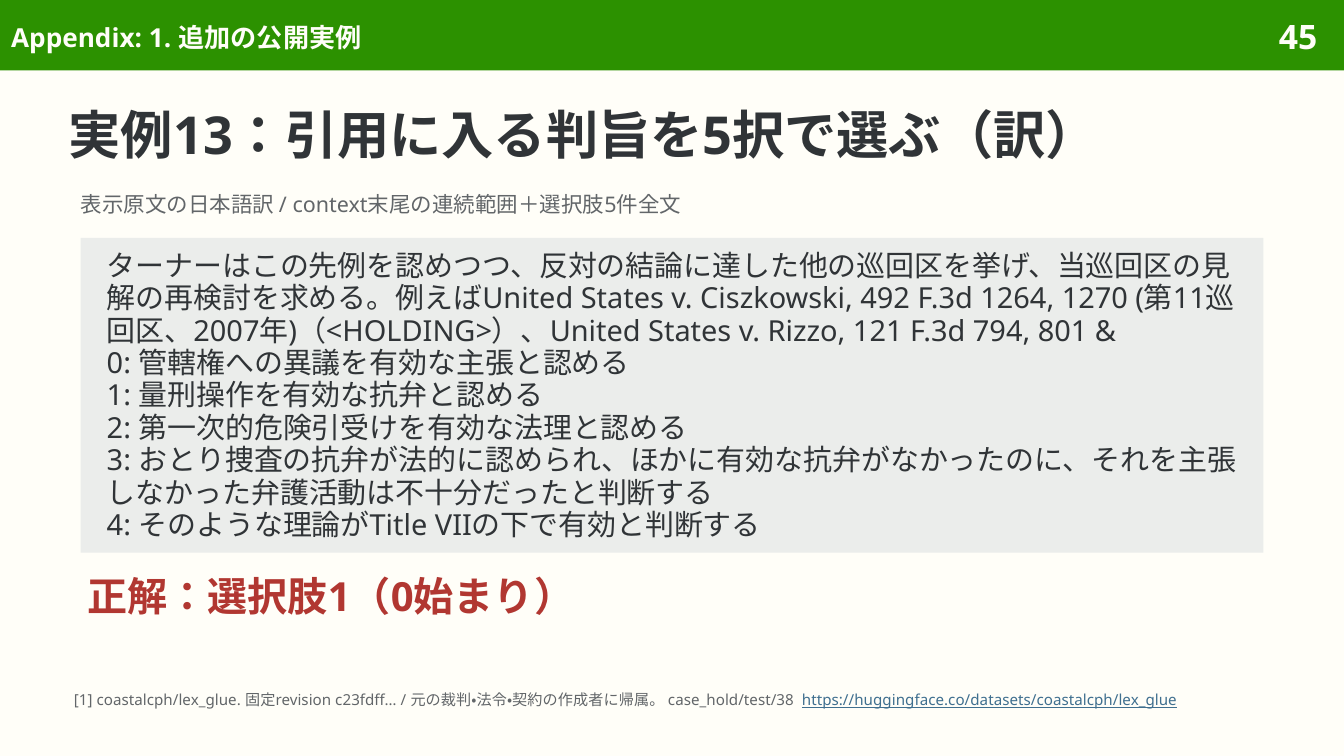
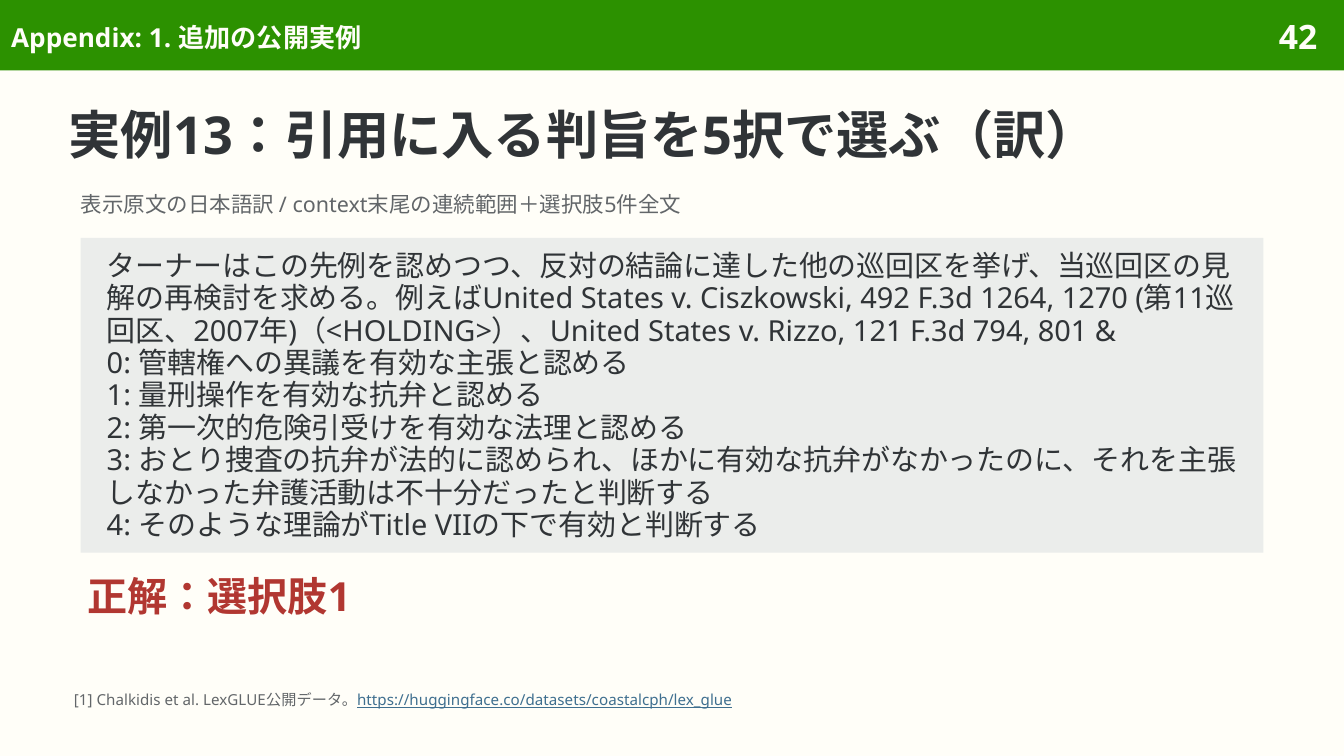
Before and after one commit to sasakiy84/datasets-in-10-minutes, a slide deck: slide 42 of slides/datasets-in-10-minutes-lexglue.pptx (slide 45 before the commit). Drawn at 1344x756 pixels with LibreOffice and Linux fonts; fonts in the diff are those of the drawing. Boxes give left, top, right and bottom in pixels: in the first picture for what was removed or moved away, otherwise in the second. Text is boxed around its words. In the diff, an @@ line names an element or a change of style, - is before the commit and + after.

Commit message:
Explain LexGLUE original tasks and clarify SCOTUS construction

```diff
--- a/slides/datasets-in-10-minutes-lexglue.pptx
+++ b/slides/datasets-in-10-minutes-lexglue.pptx
@@ page number at (1279, 24, 1317, 49): text changed @@
-45
+42
@@ text at (87, 577, 351, 615): text changed @@
-正解：選択肢1（0始まり）
+正解：選択肢1
@@ text at (74, 692, 732, 709): text changed; text colour #626669 to #3F6F8F @@
-[1] coastalcph/lex_glue. 固定revision c23fdff… / 元の裁判・法令・契約の作成者に帰属。 case_hold/test/38 https://huggingface.co/datasets/coastalcph/lex_glue
+[1] Chalkidis et al. LexGLUE公開データ。https://huggingface.co/datasets/coastalcph/lex_glue
```
Also in this commit, not shown: 41 other slides changed, 8 slides removed, 44 other files.
